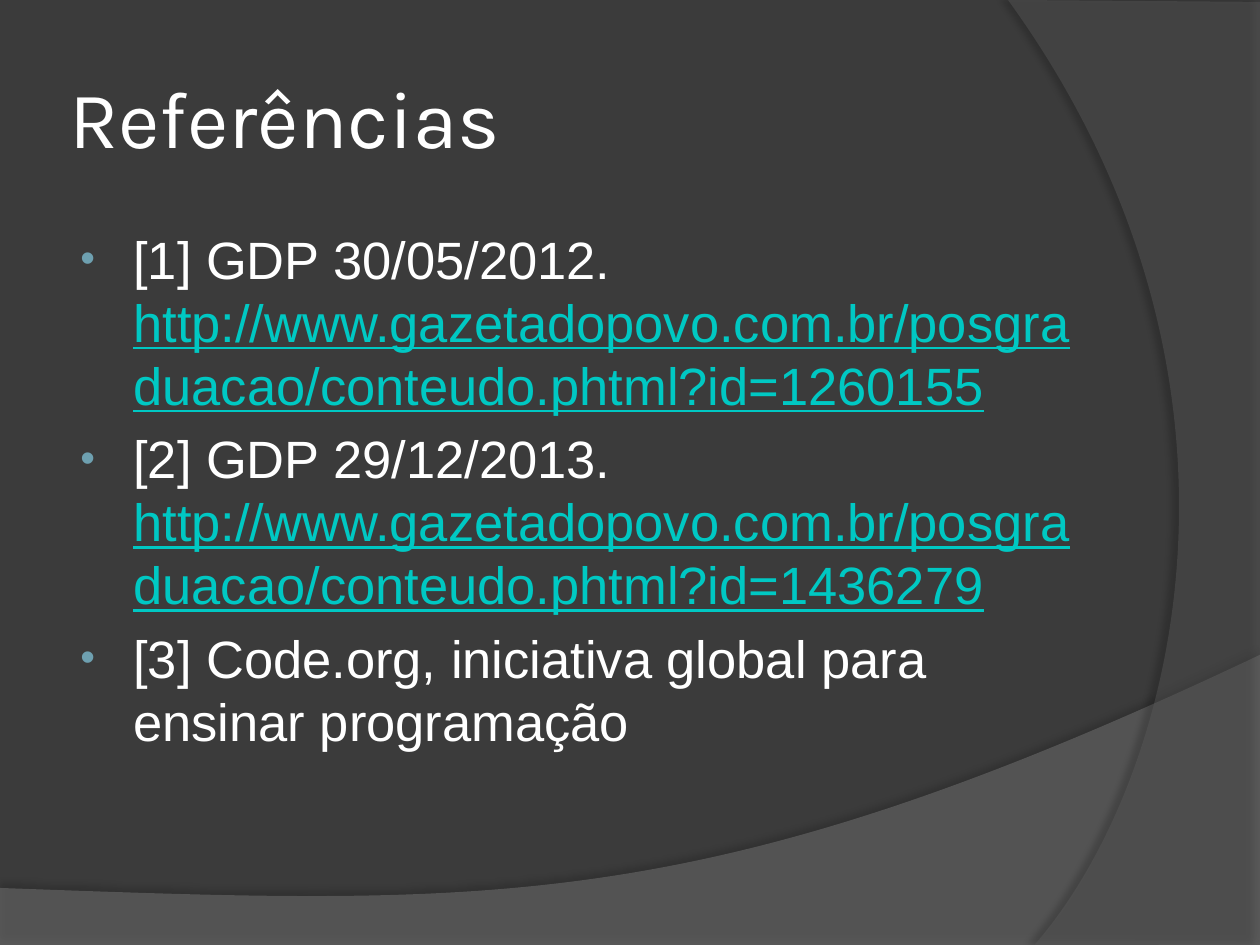
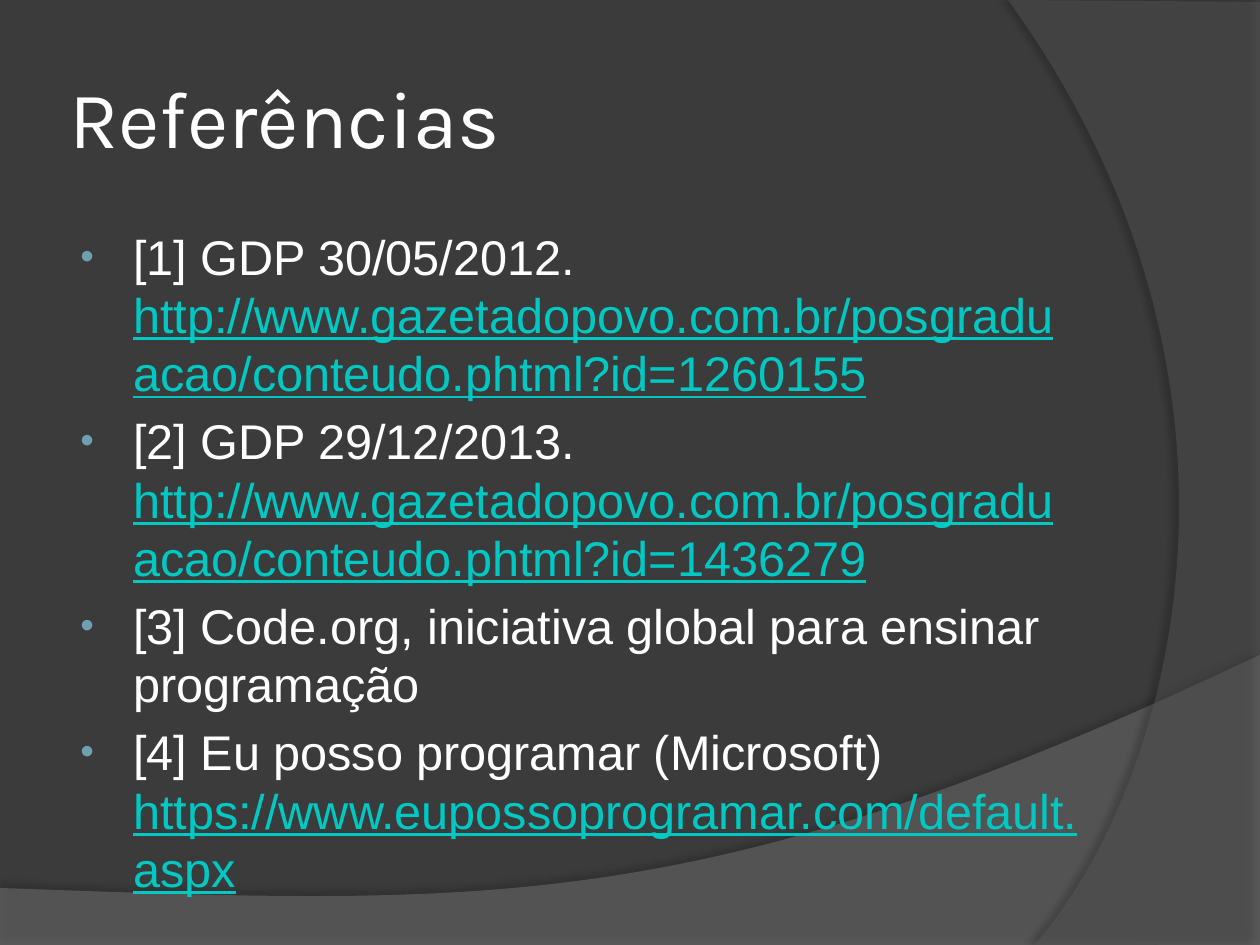
Before and after one commit to wind39/wind39.github.io, a slide deck: slide 16 of curso/modulo1capitulo1.pptx (slide 15 before the commit). Drawn at 1260x945 pixels with LibreOffice and Linux fonts; fonts in the diff are those of the drawing. Boxes give left, top, right and bottom in pixels: in the first picture for what was removed or moved away, otherwise in the second. Text is boxed around its words. In the diff, an @@ line names an element or a change of style, - is before the commit and + after.

```diff
--- a/curso/modulo1capitulo1.pptx
+++ b/curso/modulo1capitulo1.pptx
@@ text at box(133, 239, 1053, 712): size 30 to 27.8 pt in "[1] GDP 30/05/2012. http://www.gazetadopovo.com.br/posgradua ...", "[2] GDP 29/12/2013. http://www.gazetadopovo.com.br/posgradua ...", "[3] Code.org, iniciativa global para ensinar programação" @@
@@ text at box(133, 734, 1077, 838): paragraph added @@
+• [4] Eu posso programar (Microsoft) https://www.eupossoprogramar.com/default.aspx
```
Also in this commit, not shown: 5 other slides changed, 2 slides added, 1 slide removed, 7 other files.
